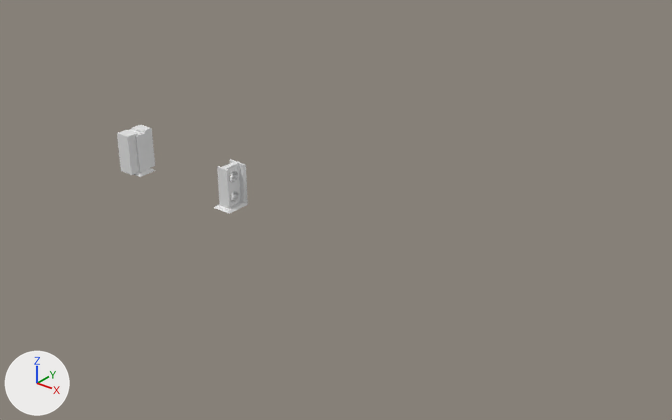
The Blender file Models/GroupD/Factory Kit/Factory Interior/Level Assets/Support Beams/FI-040 SupportBeam_Wall_Base.blend, before and after one commit.
The view is the same before and after, from a 50 mm lens placed at (27.7, -27.5, 18.4), pointed at (3.1, 3.2, -0.7). The axes (+X, +Y, +Z) are drawn at lower left. The lights are the same throughout.
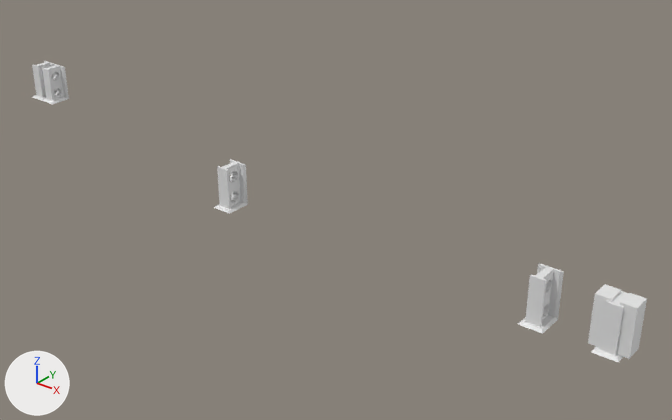
Where the newer file only moved an object's origin or applied its transform, the numbers keep the older frame.

Boxes (x1, y1, x2, y2) around the edits, measured in the pictures (672 x 420 px):
'Cube.033', moved, turned
    before: (117, 125, 155, 175)
    after: (588, 284, 647, 359)
'FI-040-SupportBeam_Wall_Base_OLD', added
    after: (518, 263, 564, 334)
'Cube.001', moved, turned
    before: (129, 129, 155, 177)
    after: (591, 291, 629, 362)
'Prototype2', added
    after: (42, 64, 69, 104)
'Prototype1', added
    after: (32, 61, 57, 101)

The change in detail:
Mesh me_cube_039_1 is new.
It has 1092 vertices, 760 faces and spans x 0.0..1.2, y -0.5..0.5, z 0.0..2.0.
Mesh me_cube_001 is new.
It has 814 vertices, 768 faces, 1 loose edge and spans x -1.0..1.0, y -1.0..1.0, z 0.0..2.0.
Mesh me_cube_005 is new.
It has 88 vertices, 86 faces and spans x -1.0..1.0, y -1.0..1.0, z 0.0..2.0.
Object 'Cylinder.020' (ob_cylinder_020) moves from (-6.46, -0.5, 0.5) to (18.32, -0.5, 0.5).
Object 'Cylinder.019' (ob_cylinder_019) moves from (-6.46, -0.5, 1.5) to (18.32, -0.5, 1.5).
Object 'Cube.033' (ob_cube_033) moves from (-6.46, -0.95, 1.1) to (17.87, -0.5, 1.1).
Object 'Cube.001' (ob_cube_001) moves from (-6.36, -0.5, 1.0) to (18.32, -0.6, 1.0).
Object 'Cube.001' (ob_cube_001) turns from (0, 0, 0) to (0, 0, -90) degrees about x, y and z.
Object 'FI-040-SupportBeam_Wall_Base_OLD' (ob_fi_040_supportbeam_wall_base_old) is new; it shows me_cube_039_1.
Its location is (15.5, 0.0, 0.0).
Its rotation in degrees is (0, 0, -90).
Object 'Prototype2' (ob_prototype2) is new; it shows me_cube_001.
Its location is (-18.5, 3.4, 0.0).
Its scale is (0.5, 0.6, 1.0).
Object 'Prototype1' (ob_prototype1) is new; it shows me_cube_005.
Its location is (-19.5, 3.4, 0.0).
Its scale is (0.5, 0.6, 1.0).
